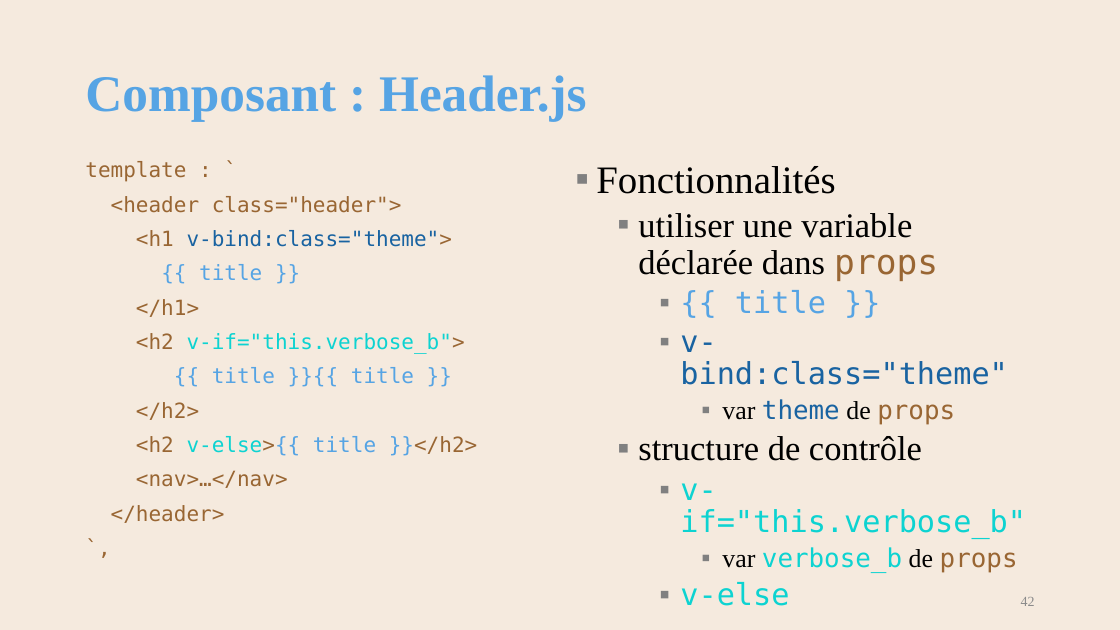
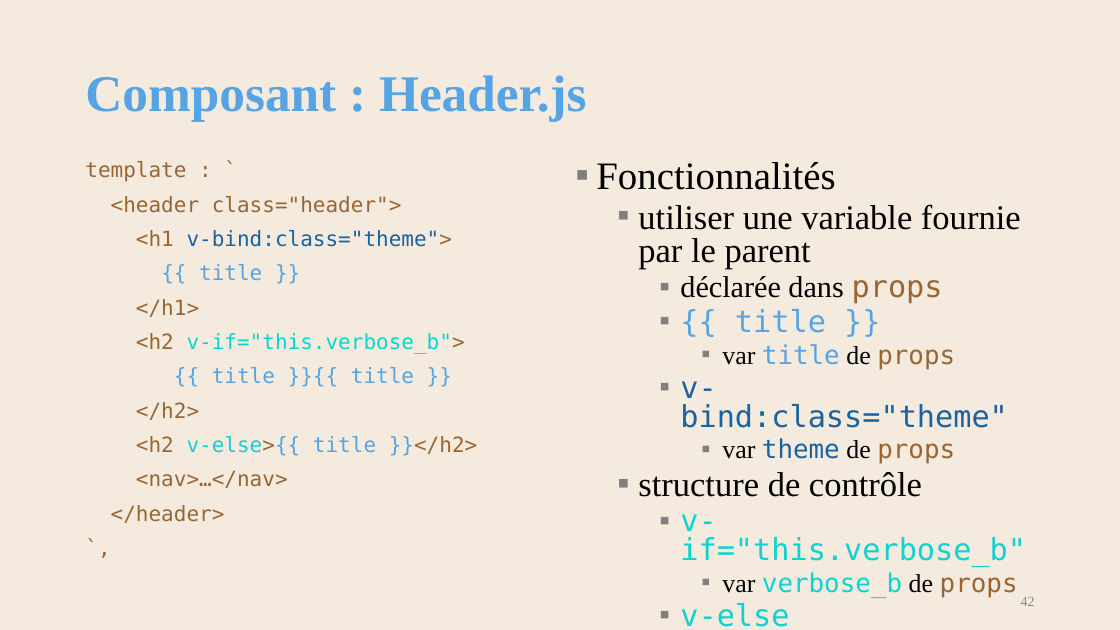
Before and after one commit to AlainWafflard/4IPW3, a slide deck: slide 42 of syllabus/19_composant_vuejs/syllabus_19_composant.pptx. Drawn at 1120x630 pixels with LibreOffice and Linux fonts; fonts in the diff are those of the drawing; background and template pictures are left out. Boxes give left, top, right and bottom in pixels: in the first picture for what was removed or moved away, otherwise in the second. Text is boxed around its words. In the diff, an @@ line names an element or a change of style, - is before the commit and + after.

Commit message:
update syllabus 17 JavaScript et 19 composant, 2025/10/12

```diff
--- a/syllabus/19_composant_vuejs/syllabus_19_composant.pptx
+++ b/syllabus/19_composant_vuejs/syllabus_19_composant.pptx
@@ text at (x1=596, y1=162, x2=1026, y2=627): line spacing 0.9 to 0.8 @@
@@ text at (x1=638, y1=204, x2=1021, y2=304): text changed @@
-  ▪ utiliser une variable déclarée dans props
+  ▪ utiliser une variable fournie par le parent
+    ▪ déclarée dans props
@@ text at (x1=722, y1=344, x2=955, y2=369): paragraph added @@
+      ▪ var title de props
```
Also in this commit, not shown: 5 other slides changed, 1 slide added, 9 other files.
